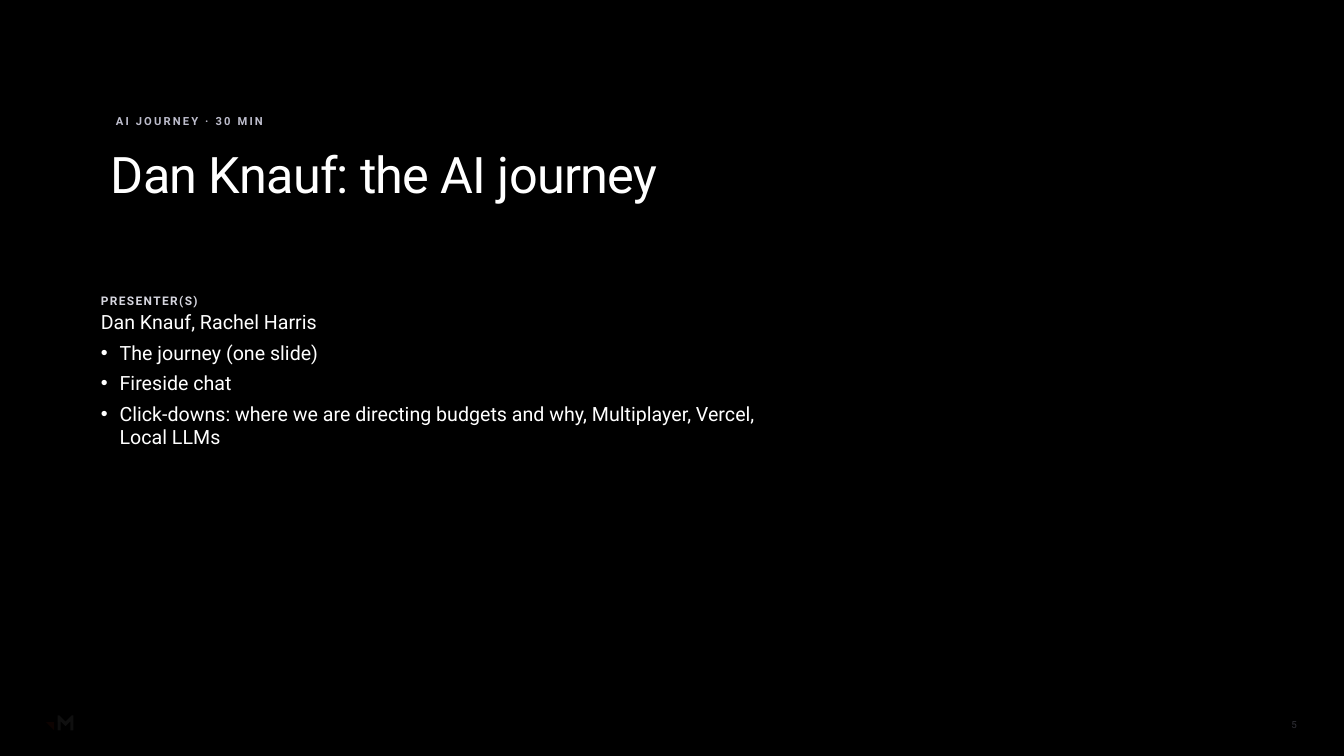
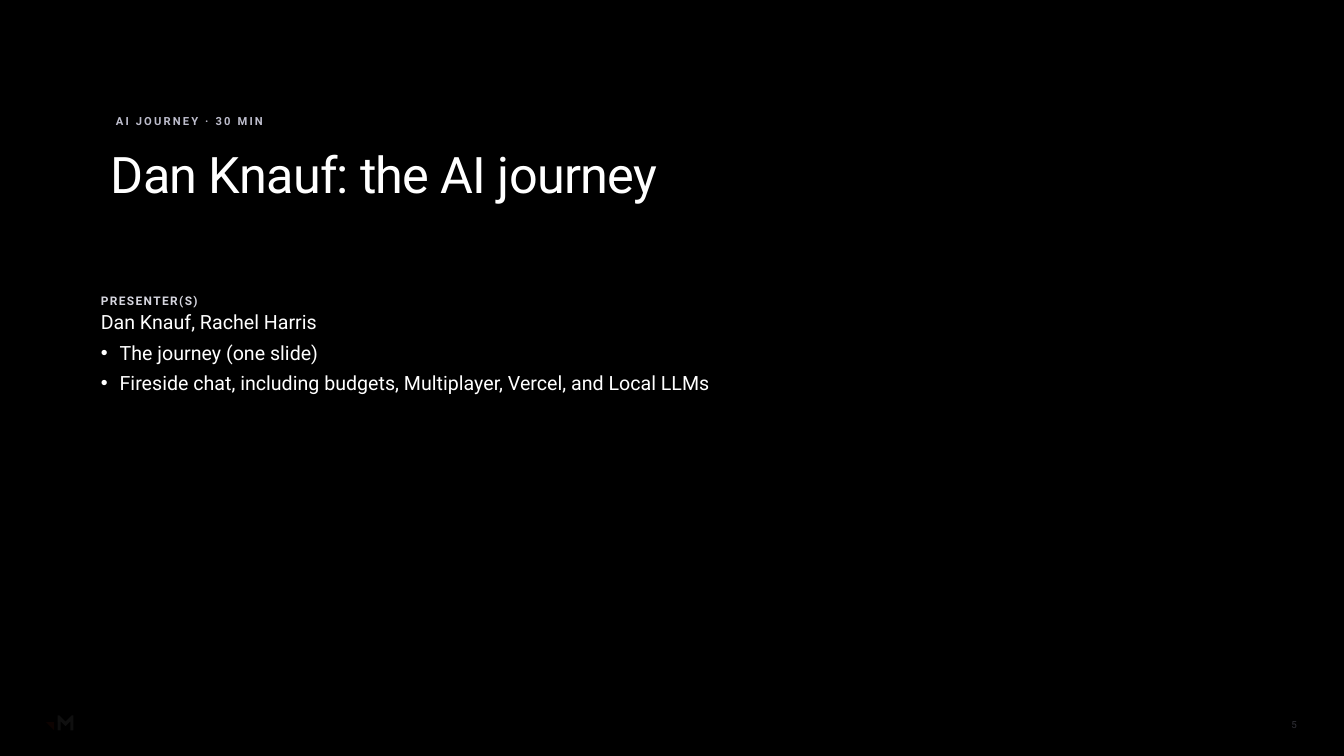
Before and after one commit to RachelHarrisMerkle/BasicMerkle, a slide deck: slide 5 of AI_Steerco_Kickoff_Shell.pptx. Drawn at 1344x756 pixels with LibreOffice and Linux fonts; fonts in the diff are those of the drawing; background and template pictures are left out; a plain dark background stands for a picture behind light text. Boxes give left, top, right and bottom in pixels: in the first picture for what was removed or moved away, otherwise in the second. Text is boxed around its words. In the diff, an @@ line names an element or a change of style, - is before the commit and + after.

```diff
--- a/AI_Steerco_Kickoff_Shell.pptx
+++ b/AI_Steerco_Kickoff_Shell.pptx
@@ rounded rectangle resized from (x1=71, y1=76, x2=797, y2=485) to (x1=71, y1=76, x2=797, y2=458) @@
@@ text at (x1=120, y1=375, x2=709, y2=394): text changed @@
-• Fireside chat
-• Click-downs: where we are directing budgets and why, Multiplayer, Vercel, Local LLMs
+• Fireside chat, including budgets, Multiplayer, Vercel, and Local LLMs
```
Also in this commit, not shown: 2 other slides changed, 4 slides removed.
